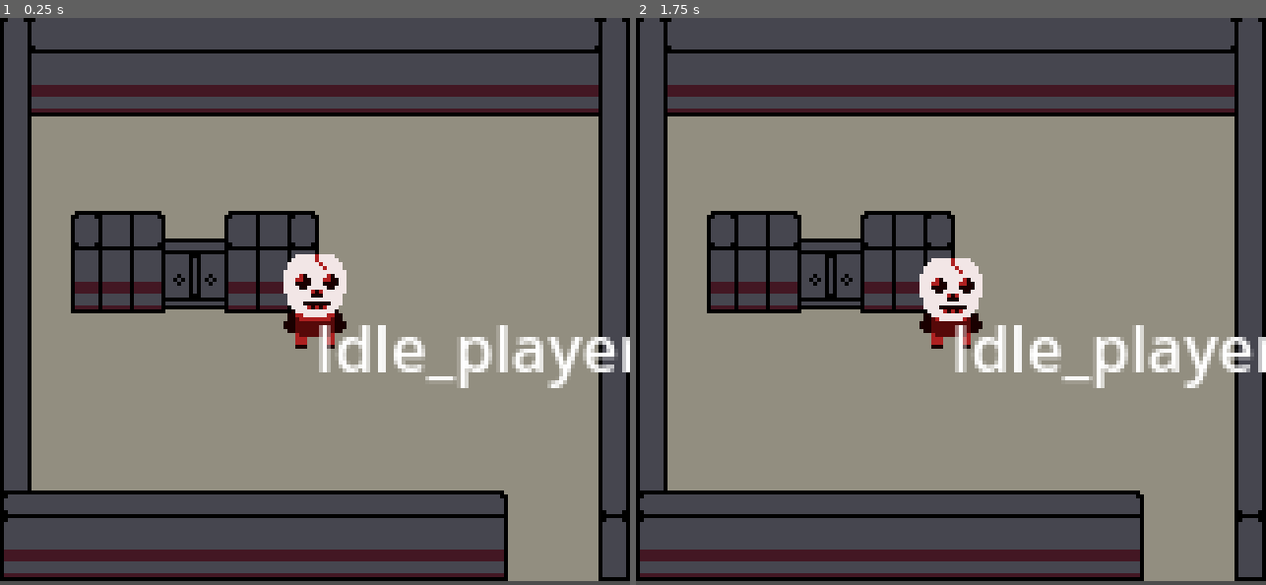
Above: before the commit, frames 1-2 (left to right).
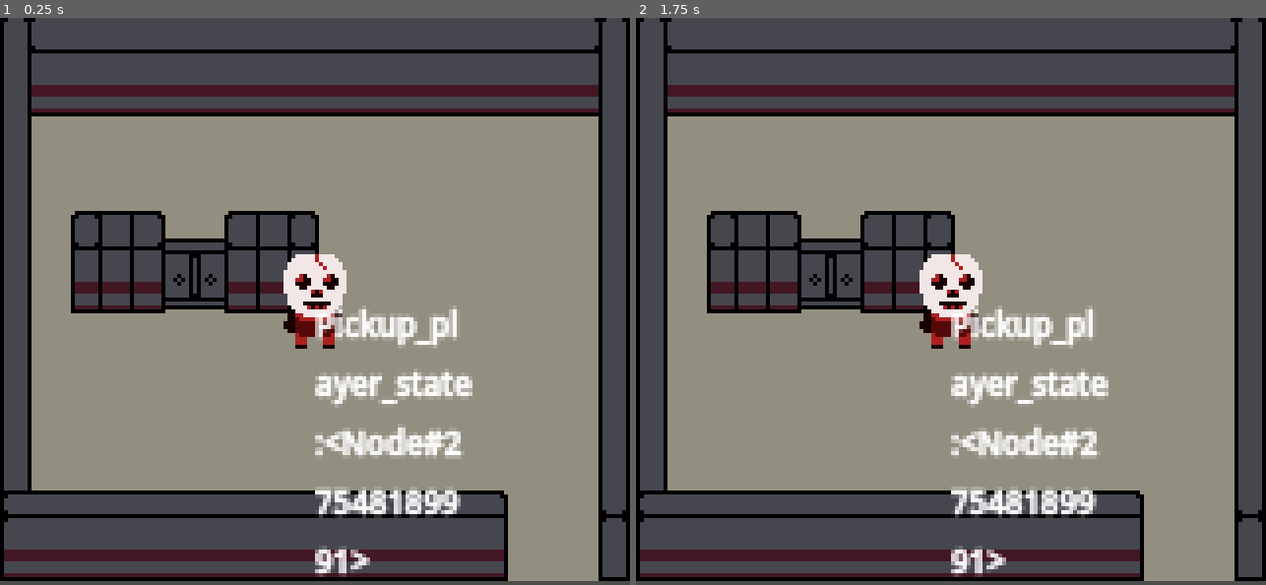
Above: after the commit, the same moments.

Repository: WillGuerreiros/GBJAM12
Game: Godot game, scene res://scenes/teste.tscn
Two runs of this game, one before a commit and one after it. Both use one fixed random seed, a clock stepped at 60 frames per second and the inputs below.
Inputs:
- Up to frame 1 (0.25 s): no input
- Up to frame 2 (1.75 s): tap Enter at 1.25 s

The runs differ from the first frame. In frame 1, 5.3% of the frame differs, in the area x 50-100%, y 50-99%; in frame 2, 5.6%, in the area x 45-100%, y 41-99%.

Commit message:
add-state-pickup

Diff:
--- a/scenes/player.tscn
+++ b/scenes/player.tscn
@@ -1,10 +1,11 @@
-[gd_scene load_steps=13 format=3 uid="uid://puwfuod8p5mq"]
+[gd_scene load_steps=15 format=3 uid="uid://puwfuod8p5mq"]
 
 [ext_resource type="Script" path="res://scripts/player.gd" id="1_7lprj"]
 [ext_resource type="Texture2D" uid="uid://bjh3rvchcbkti" path="res://assets/player walk down.png" id="2_vcbi6"]
 [ext_resource type="Script" path="res://scripts/player_state_machine.gd" id="3_5fxkr"]
 [ext_resource type="Script" path="res://scripts/idle_player_state.gd" id="4_k62gr"]
 [ext_resource type="Script" path="res://scripts/player_moving_state.gd" id="5_s8kjo"]
+[ext_resource type="Script" path="res://scripts/player_pickup_state.gd" id="6_1nwdd"]
 
 [sub_resource type="AtlasTexture" id="AtlasTexture_c1cjs"]
 atlas = ExtResource("2_vcbi6")
@@ -51,6 +52,10 @@
 radius = 8.0
 height = 18.0
 
+[sub_resource type="LabelSettings" id="LabelSettings_j20k4"]
+font_size = 8
+outline_size = 1
+
 [sub_resource type="GDScript" id="GDScript_jajij"]
 script/source = "extends Label
 @onready var current_state_label: Label = $\".\"
@@ -85,14 +90,19 @@
 [node name="current_state_label" type="Label" parent="."]
 offset_right = 40.0
 offset_bottom = 23.0
+label_settings = SubResource("LabelSettings_j20k4")
+autowrap_mode = 1
 script = SubResource("GDScript_jajij")
 
 [node name="player_state_machine" type="Node" parent="." node_paths=PackedStringArray("initial_state")]
 script = ExtResource("3_5fxkr")
-initial_state = NodePath("Idle_player_state")
+initial_state = NodePath("Pickup_player_state")
 
 [node name="Idle_player_state" type="Node" parent="player_state_machine"]
 script = ExtResource("4_k62gr")
 
 [node name="Moving_player_state" type="Node" parent="player_state_machine"]
 script = ExtResource("5_s8kjo")
+
+[node name="Pickup_player_state" type="Node" parent="player_state_machine"]
+script = ExtResource("6_1nwdd")
--- /dev/null
+++ b/scripts/player_pickup_state.gd
@@ -0,0 +1,13 @@
+extends State
+class_name Pickup_player_state
+
+
+
+# Called when the node enters the scene tree for the first time.
+func _ready() -> void:
+	pass # Replace with function body.
+
+
+# Called every frame. 'delta' is the elapsed time since the previous frame.
+func _process(delta: float) -> void:
+	pass
